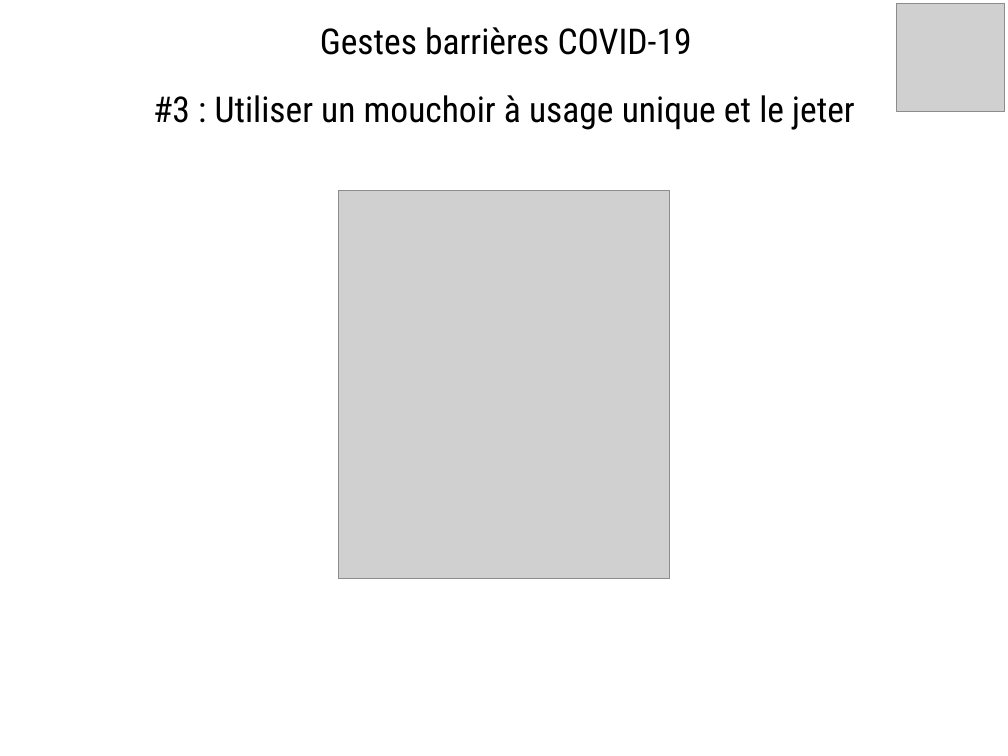
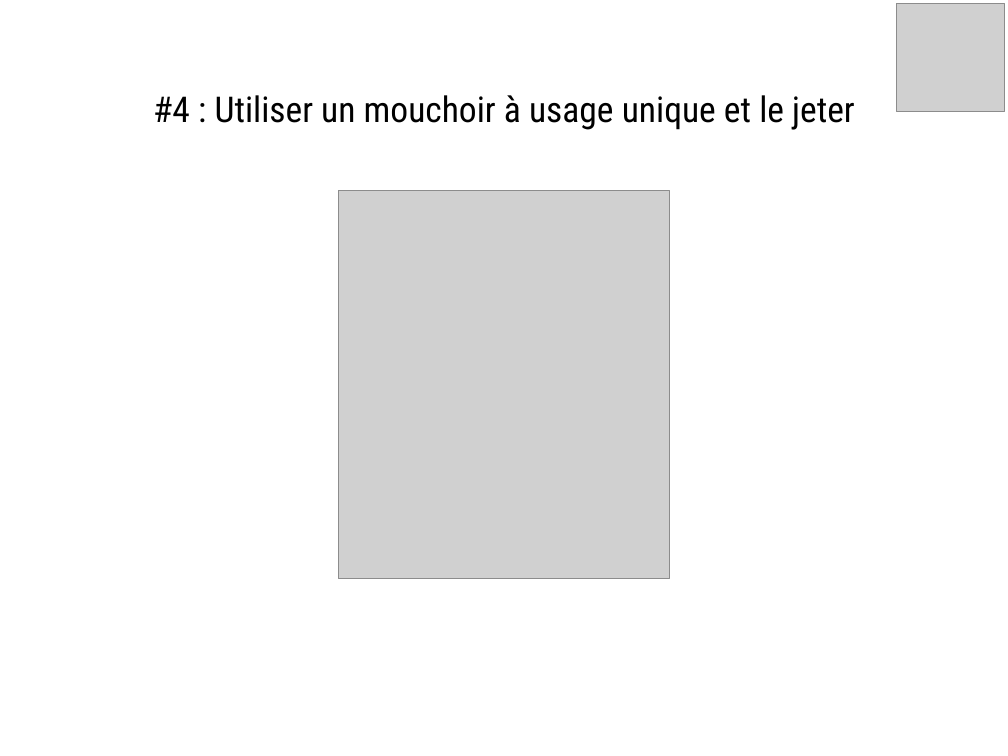
Before and after one commit to Evarisk/bibliotheque-media-risque, a slide deck: slide 4 of causerie/produits-emissions-dechets/gestes-barriere-covid-19/causerie_gestes-barriere-covid-19.odp (slide 3 before the commit). Drawn at 1008x756 pixels with LibreOffice and Linux fonts; fonts in the diff are those of the drawing; grey boxes stand for pictures; background and template pictures are left out. Boxes give left, top, right and bottom in pixels: in the first picture for what was removed or moved away, otherwise in the second. Text is boxed around its words. In the diff, an @@ line names an element or a change of style, - is before the commit and + after.

```diff
--- a/causerie/produits-emissions-dechets/gestes-barriere-covid-19/causerie_gestes-barriere-covid-19.odp
+++ b/causerie/produits-emissions-dechets/gestes-barriere-covid-19/causerie_gestes-barriere-covid-19.odp
@@ title removed at [320,27,692,55] @@
-Gestes barrières COVID-19
@@ title at [153,95,855,130]: text changed @@
-#3 : Utiliser un mouchoir à usage unique et le jeter
+#4 : Utiliser un mouchoir à usage unique et le jeter
```
Also in this commit, not shown: 3 other slides changed, 2 slides removed, 1 other file.
